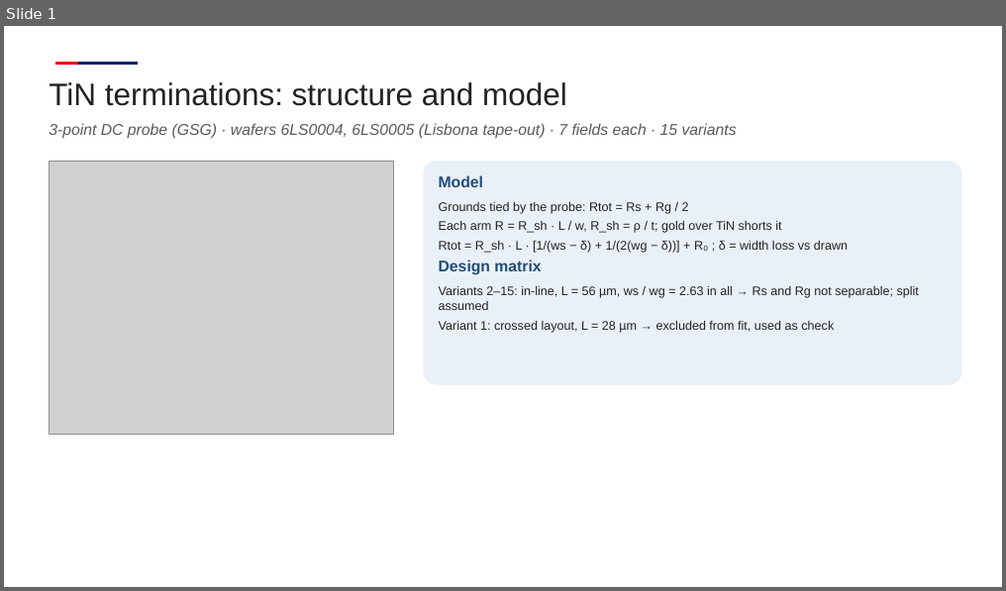
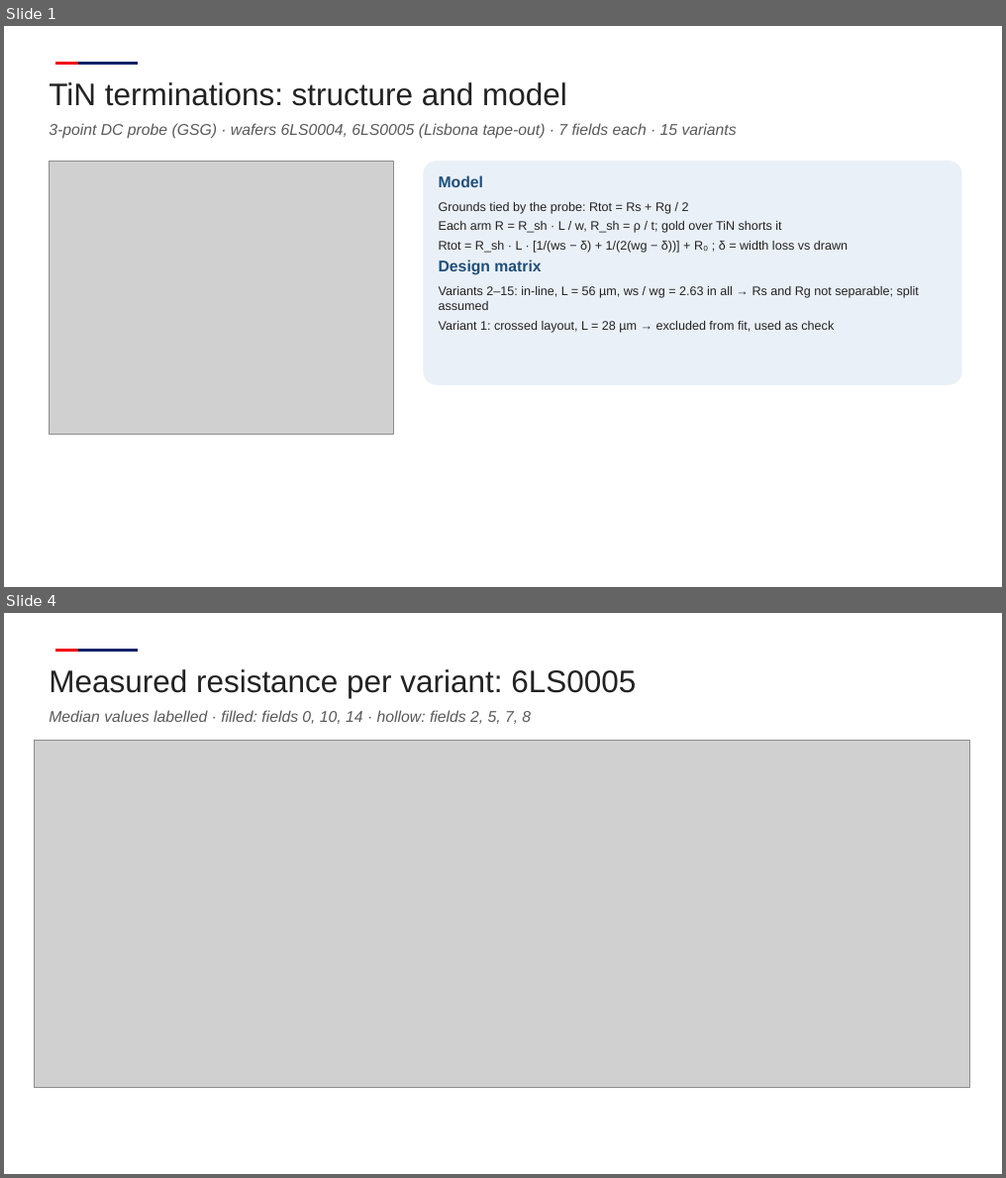
Before and after one commit to andreimuresian/claude, a slide deck: results/term_meas/TiN_terminations_AFR.pptx. Shown one above the other, each under a label of ours: slide 1 before the commit, slides 1 and 4 after it; the slides between them are not shown. The pictures are 1006x591 and 1006x1178 pixels, drawn with LibreOffice and Linux fonts; fonts in the diff are those of the drawing; grey boxes stand for pictures; background and template pictures are left out. Boxes give left, top, right and bottom in pixels: in the first picture for what was removed or moved away, otherwise in the second. Text is boxed around its words. In the diff, an @@ line names an element or a change of style, - is before the commit and + after.

```diff
--- a/results/term_meas/TiN_terminations_AFR.pptx
+++ b/results/term_meas/TiN_terminations_AFR.pptx
@@ slide 4 added at (4,613,1002,1174), background #FFFFFF; not listed: 2 template elements that a slide beside it also shows @@
@@ text added at (49,669,636,698), 30 pt, text #222222 @@
+Measured resistance per variant: 6LS0005
@@ text added at (49,710,531,724), 15 pt, text #595959, italic @@
+Median values labelled · filled: fields 0, 10, 14 · hollow: fields 2, 5, 7, 8
@@ picture added at (34,741,969,1087) @@
```
Also in this commit, not shown: 1 other slide added, 12 other files.
